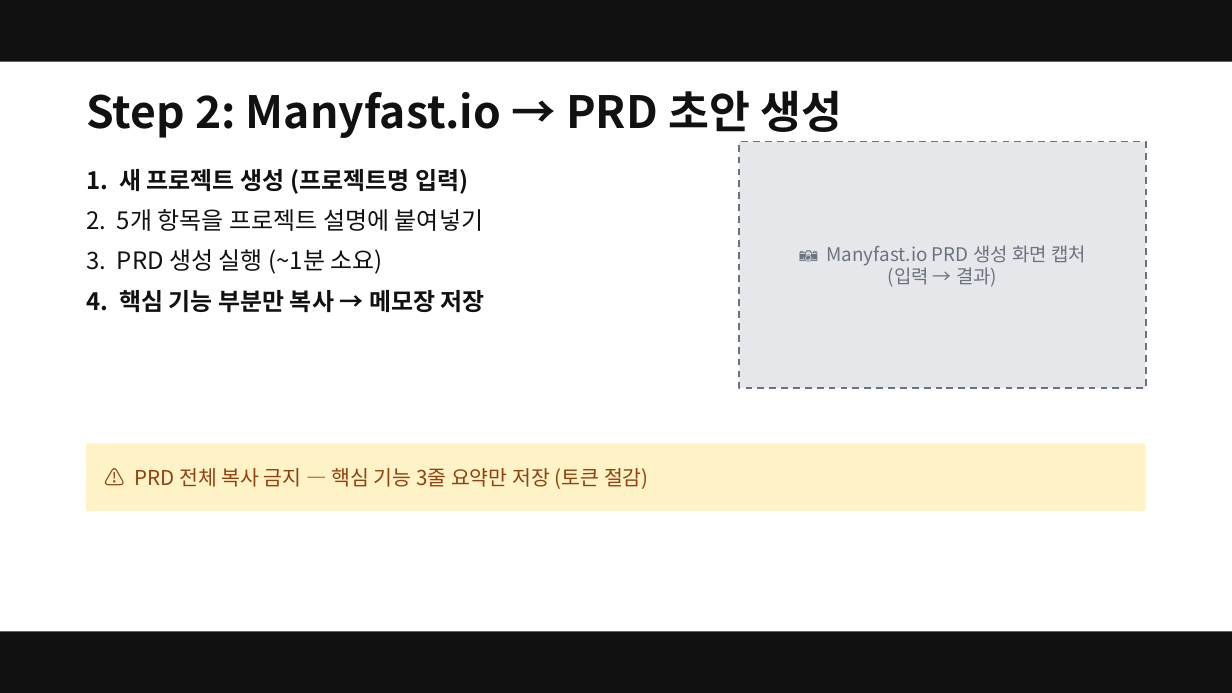
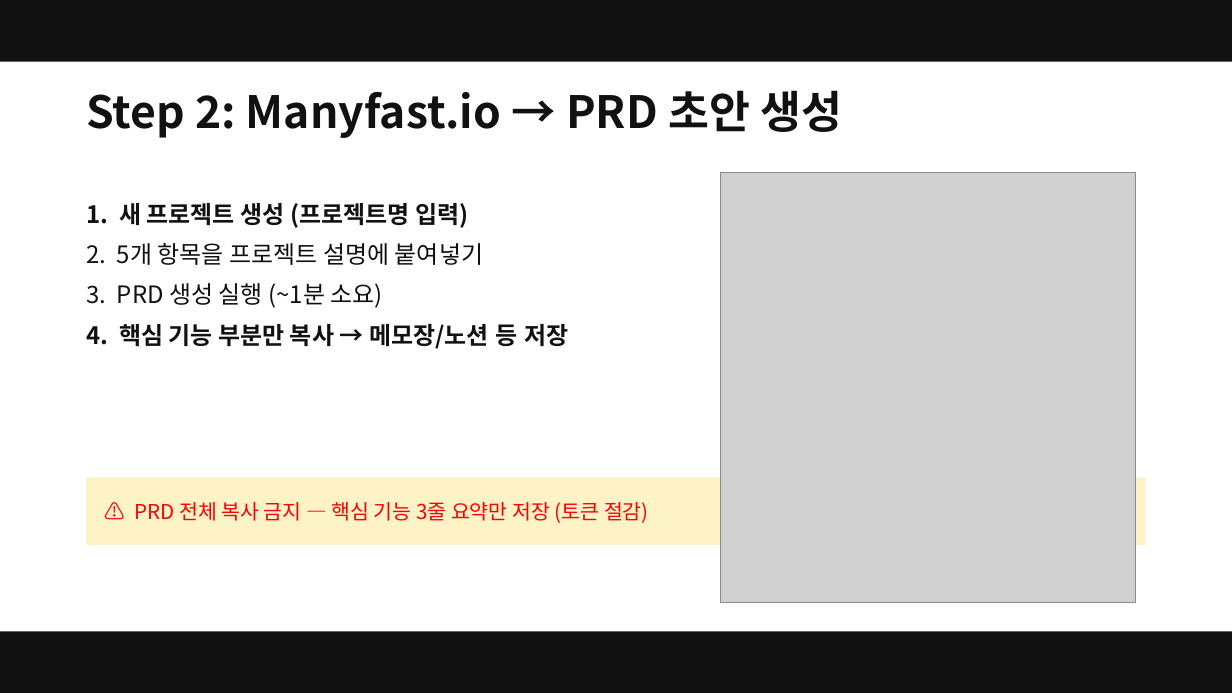
Before and after one commit to smilesjcha/ai-native-pm, a slide deck: slide 28 of projects/26Q3_Fastcampus-Lecture/assets/pptx/ai-native-pm-lecture.pptx. Drawn at 1232x693 pixels with LibreOffice and Linux fonts; fonts in the diff are those of the drawing; grey boxes stand for pictures. Boxes give left, top, right and bottom in pixels: in the first picture for what was removed or moved away, otherwise in the second. Text is boxed around its words. In the diff, an @@ line names an element or a change of style, - is before the commit and + after.

```diff
--- a/projects/26Q3_Fastcampus-Lecture/assets/pptx/ai-native-pm-lecture.pptx
+++ b/projects/26Q3_Fastcampus-Lecture/assets/pptx/ai-native-pm-lecture.pptx
@@ rectangle removed at bbox=[739, 142, 1146, 388] @@
@@ picture added at bbox=[721, 172, 1136, 602] @@
@@ text removed at bbox=[827, 245, 1086, 287] @@
-📷 Manyfast.io PRD 생성 화면 캡처
-(입력 → 결과)
@@ text at bbox=[86, 324, 569, 349]: text changed @@
-4. 핵심 기능 부분만 복사 → 메모장 저장
+4. 핵심 기능 부분만 복사 → 메모장/노션 등 저장
@@ 2 texts, 1 rectangle: place and size @@
-2 texts, 1 rectangle at bbox=[86, 169, 1146, 511]
+2 texts, 1 rectangle at bbox=[86, 203, 1146, 546]
@@ text "⚠️ PRD 전체 복사 금지 ..." at bbox=[134, 502, 649, 523]: text colour #92400E to #FF0000 @@
```
Also in this commit, not shown: 26 other slides changed, 1 other file.
